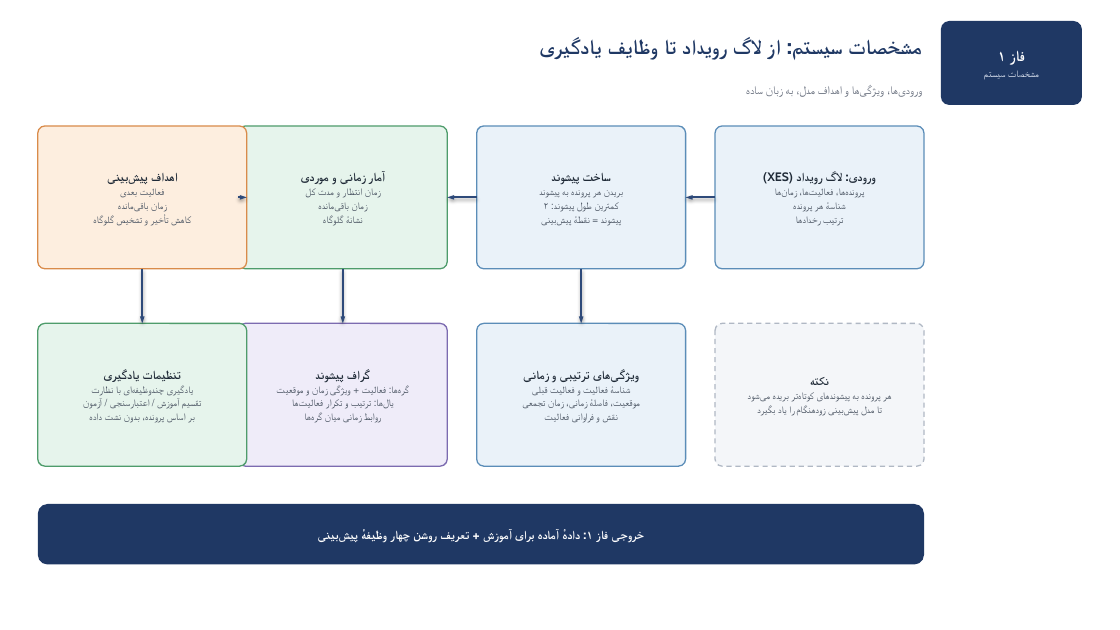
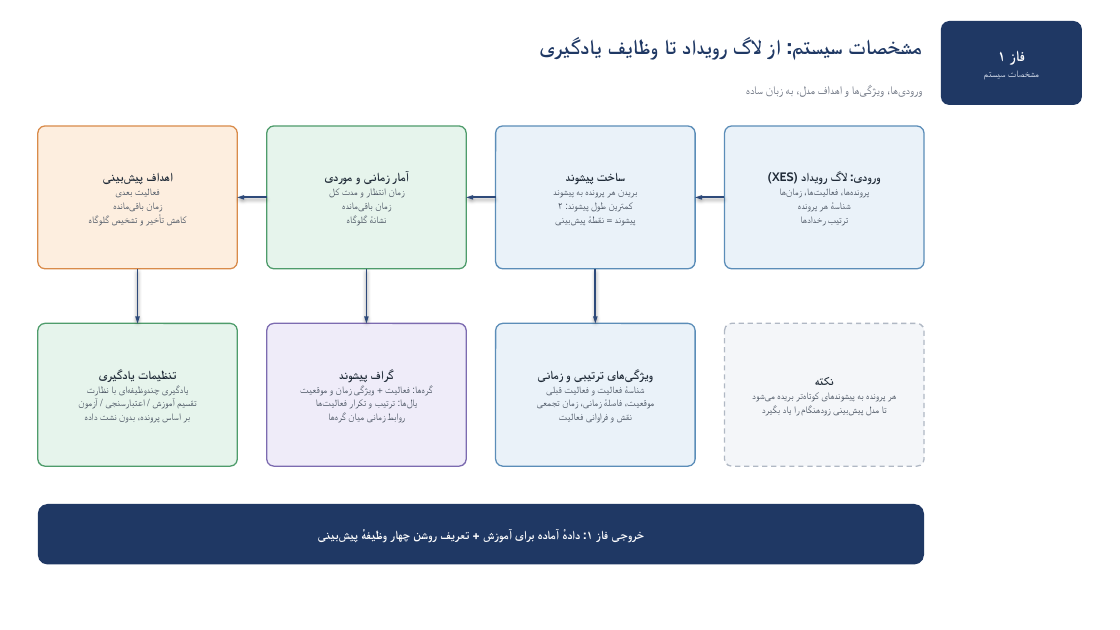
Before and after one commit to omidgholami74/farshid, a slide deck: slide 3 of prometheus-architecture-fa.pptx. Drawn at 1120x630 pixels with LibreOffice and Linux fonts; fonts in the diff are those of the drawing. Boxes give left, top, right and bottom in pixels: in the first picture for what was removed or moved away, otherwise in the second. Text is boxed around its words. In the diff, an @@ line names an element or a change of style, - is before the commit and + after.

```diff
--- a/prometheus-architecture-fa.pptx
+++ b/prometheus-architecture-fa.pptx
@@ rounded rectangle "ورودی: لاگ رویداد (XES)": place and size @@
-rounded rectangle "ورودی: لاگ رویداد (XES)" at <box>715,126,924,269</box>
+rounded rectangle "ورودی: لاگ رویداد (XES)" at <box>724,126,924,269</box>
@@ rounded rectangle "اهداف پیش‌بینی": place and size @@
-rounded rectangle "اهداف پیش‌بینی" at <box>38,126,247,269</box>
+rounded rectangle "اهداف پیش‌بینی" at <box>38,126,238,269</box>
@@ rounded rectangle "آمار زمانی و موردی": place and size @@
-rounded rectangle "آمار زمانی و موردی" at <box>239,126,448,269</box>
+rounded rectangle "آمار زمانی و موردی" at <box>266,126,466,269</box>
@@ rounded rectangle "ساخت پیشوند": place and size @@
-rounded rectangle "ساخت پیشوند" at <box>476,126,686,269</box>
+rounded rectangle "ساخت پیشوند" at <box>496,126,696,269</box>
@@ rounded rectangle "ویژگی‌های ترتیبی و زمانی": place and size @@
-rounded rectangle "ویژگی‌های ترتیبی و زمانی" at <box>476,323,686,466</box>
+rounded rectangle "ویژگی‌های ترتیبی و زمانی" at <box>496,323,696,466</box>
@@ arrow moved from (239, 197) - (247, 197) to (266, 197) - (237, 197) @@
@@ arrow moved from (476, 197) - (448, 197) to (496, 197) - (466, 197) @@
@@ arrow moved from (715, 197) - (686, 197) to (724, 197) - (696, 197) @@
@@ arrow moved from (142, 269) - (142, 323) to (138, 269) - (138, 323) @@
@@ arrow moved from (343, 269) - (343, 323) to (366, 269) - (366, 323) @@
@@ arrow moved from (581, 269) - (581, 323) to (596, 269) - (596, 323) @@
@@ rounded rectangle "تنظیمات یادگیری": place and size @@
-rounded rectangle "تنظیمات یادگیری" at <box>38,323,247,466</box>
+rounded rectangle "تنظیمات یادگیری" at <box>38,323,238,466</box>
@@ rounded rectangle "گراف پیشوند": place and size @@
-rounded rectangle "گراف پیشوند" at <box>239,323,448,466</box>
+rounded rectangle "گراف پیشوند" at <box>266,323,466,466</box>
@@ rounded rectangle "نکته": place and size @@
-rounded rectangle "نکته" at <box>715,323,924,466</box>
+rounded rectangle "نکته" at <box>724,323,924,466</box>
```
Also in this commit, not shown: 4 other slides changed, 2 other files.
